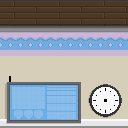
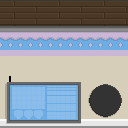
Two versions of the same layered image (128×128). Layer-by-layer changes:
added layer "Layer 15" above "Layer 6" over [92, 87, 119, 114]
